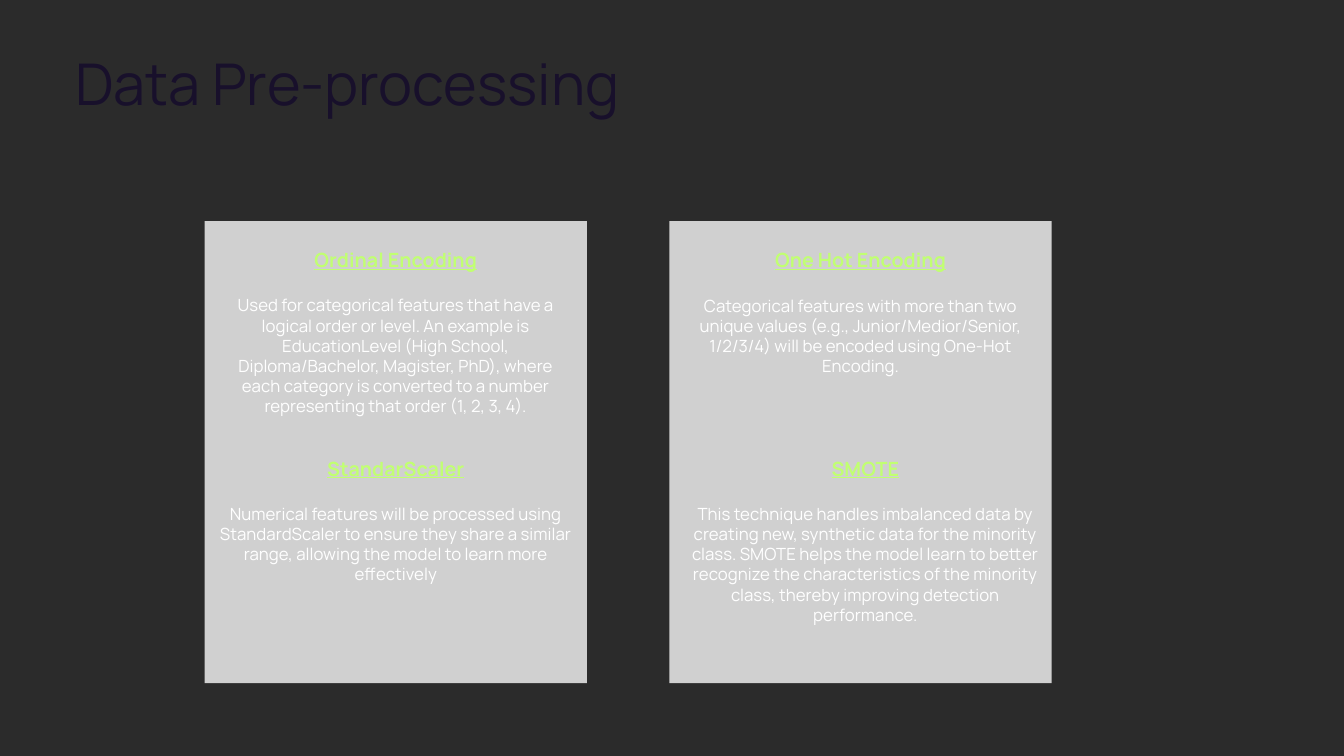
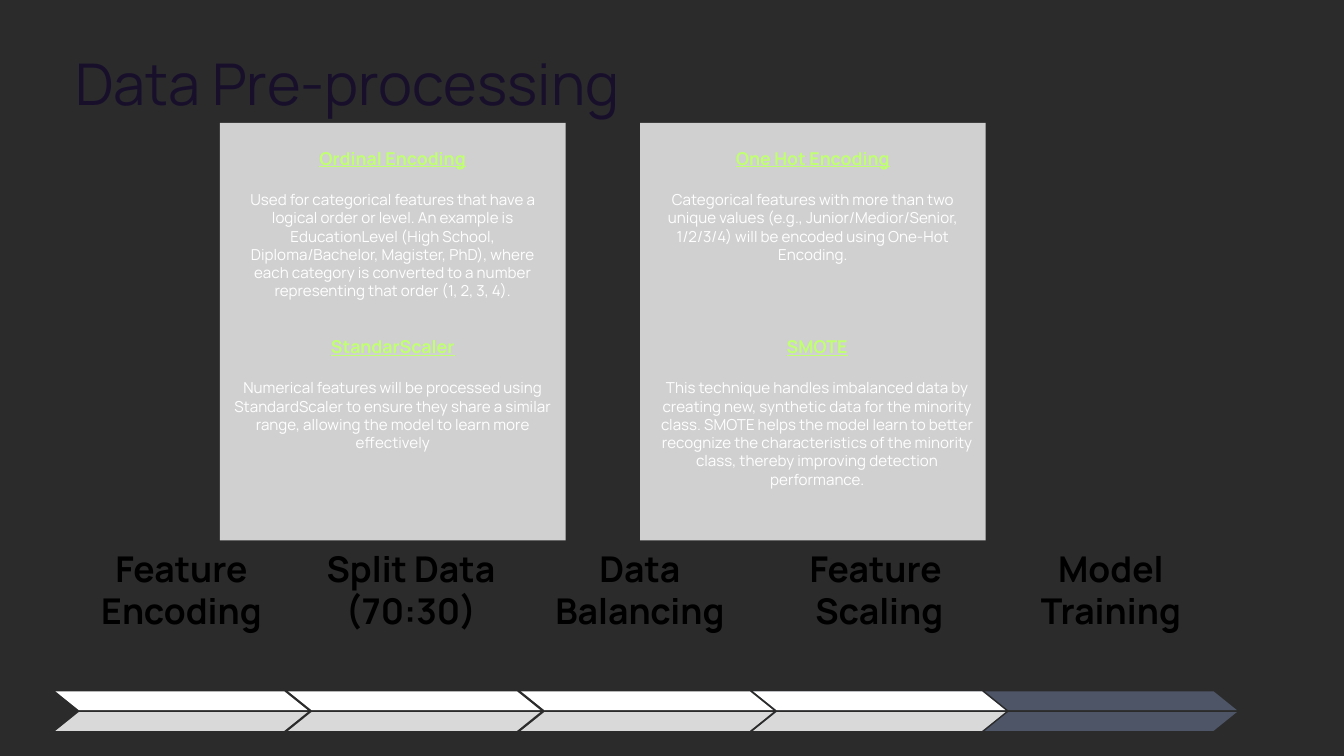
Before and after one commit to fadlinur/Final-Project, a slide deck: slide 14 of Stage 1/Exploratory Data Analysis.pptx (slide 15 before the commit). Drawn at 1344x756 pixels with LibreOffice and Linux fonts; fonts in the diff are those of the drawing; grey boxes stand for pictures; background and template pictures are left out; a plain dark background stands for a picture behind light text. Boxes give left, top, right and bottom in pixels: in the first picture for what was removed or moved away, otherwise in the second. Text is boxed around its words. In the diff, an @@ line names an element or a change of style, - is before the commit and + after.

```diff
--- a/Stage 1/Exploratory Data Analysis.pptx
+++ b/Stage 1/Exploratory Data Analysis.pptx
@@ picture: place and size @@
-picture at (205,221,587,683)
+picture at (220,123,565,540)
@@ text "Ordinal Encoding": place and size @@
-text "Ordinal Encoding" at (238,299,553,416)
+text "Ordinal Encoding" at (250,194,535,299)
@@ text "Ordinal Encoding" at (250,194,535,299): size 21 to 19 pt in "Ordinal Encoding"; size 18 to 16.3 pt; line spacing 25.2pt to 22.8pt; line spacing 21.6pt to 19.5pt @@
@@ picture: place and size @@
-picture at (669,221,1052,683)
+picture at (640,123,986,540)
@@ text "One Hot Encoding": place and size @@
-text "One Hot Encoding" at (700,300,1021,376)
+text "One Hot Encoding" at (668,194,958,263)
@@ text "One Hot Encoding" at (668,194,958,263): size 21 to 19 pt in "One Hot Encoding"; size 18 to 16.3 pt in "Categorical features with more than two unique ..."; line spacing 25.2pt to 22.8pt; line spacing 21.6pt to 19.5pt @@
@@ text "StandarScaler": place and size @@
-text "StandarScaler" at (220,508,571,584)
+text "StandarScaler" at (234,382,550,450)
@@ text "StandarScaler" at (234,382,550,450): size 21 to 19 pt in "StandarScaler"; size 18 to 16.3 pt; line spacing 25.2pt to 22.8pt; line spacing 21.6pt to 19.5pt @@
@@ text "SMOTE": place and size @@
-text "SMOTE" at (692,508,1038,621)
+text "SMOTE" at (661,382,973,488)
@@ text "SMOTE" at (661,382,973,488): size 21 to 19 pt in "SMOTE"; size 18 to 16.3 pt; line spacing 25.2pt to 22.8pt; line spacing 21.6pt to 19.5pt @@
@@ text added at (101,557,261,633), 38 pt, text #000000, bold @@
+Feature
+Encoding
@@ text added at (327,556,495,629), 38 pt, text #000000, bold @@
+Split Data (70:30)
@@ text added at (555,557,724,633), 38 pt, text #000000, bold @@
+Data Balancing
@@ text added at (810,557,943,633), 38 pt, text #000000, bold @@
+Feature
+Scaling
@@ text added at (1041,556,1181,633), 38 pt, text #000000, bold @@
+Model Training
@@ freeform shape added at (55,712,307,731), fill #D9D9D9 @@
@@ freeform shape added at (56,691,308,710), fill #FFFFFF @@
@@ freeform shape added at (288,691,540,710), fill #FFFFFF @@
@@ freeform shape added at (288,712,540,731), fill #D9D9D9 @@
@@ freeform shape added at (521,691,773,710), fill #FFFFFF @@
@@ freeform shape added at (521,712,773,731), fill #D9D9D9 @@
@@ freeform shape added at (753,691,1005,710), fill #4E5567 @@
@@ freeform shape added at (753,712,1005,731), fill #4E5567 @@
@@ freeform shape added at (753,712,1005,731), fill #D9D9D9 @@
@@ freeform shape added at (753,691,1005,710), fill #FFFFFF @@
@@ freeform shape added at (984,712,1236,731), fill #4E5567 @@
@@ freeform shape added at (985,691,1237,710), fill #4E5567 @@
```
Also in this commit, not shown: 6 other slides changed, 9 slides added, 5 slides removed.
